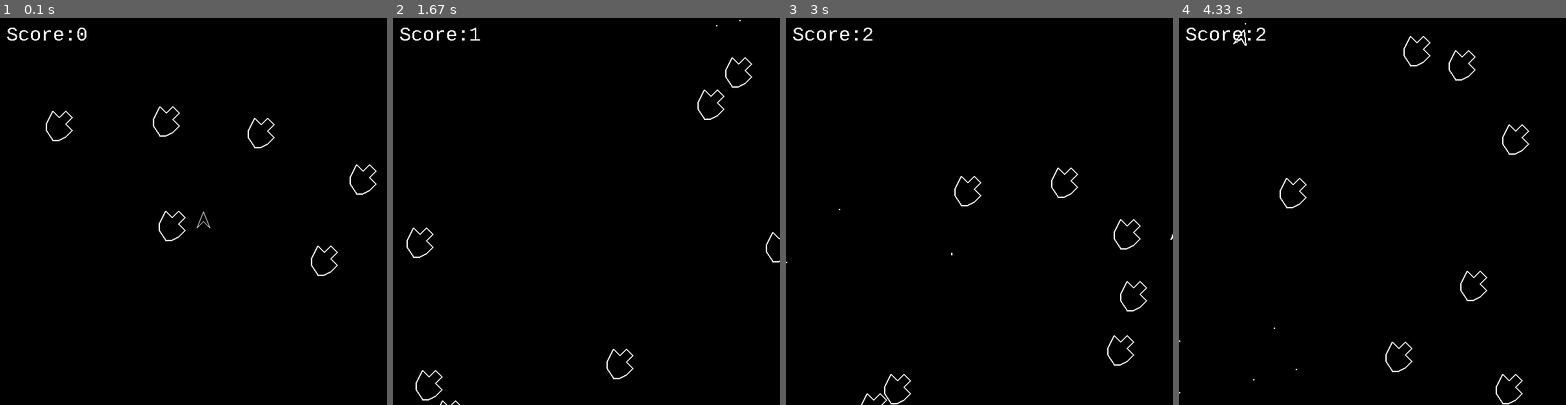
Above: before the commit, frames 1-4 (left to right).
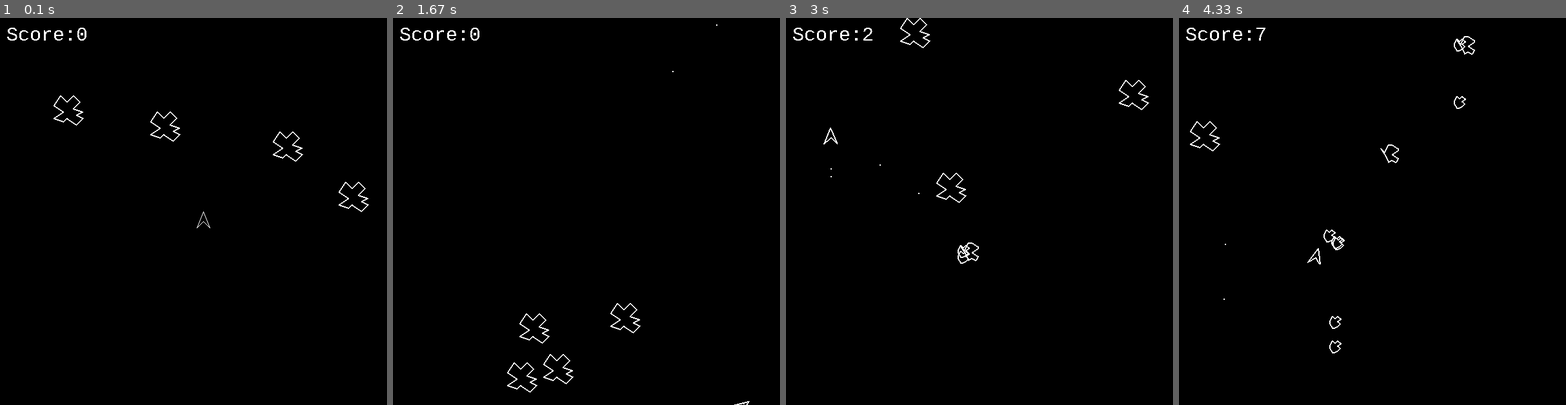
Above: after the commit, the same moments.

Repository: SanderE1/mpl_python
Game: pygame game, started from asteroids.py
Two runs of this game, one before a commit and one after it. Both use one fixed random seed, a clock stepped at 60 frames per second and the inputs below. The source is Python 2; it was converted automatically to run under Python 3.
Inputs:
- Up to frame 1 (0.1 s): no input
- Up to frame 2 (1.67 s): hold Right 0.33-0.8 s; hold Up 0.83-1.13 s; tap Space at 0.9, 1.23, 1.53 s; hold Right 1.17-1.63 s
- Up to frame 3 (3 s): hold Left 1.67-2.2 s; tap Space at 1.73, 2.03, 2.3, 2.6, 2.73 s; hold Left 2.23-2.63 s; hold Up from 2.67 s (still down)
- Up to frame 4 (4.33 s): release Up at 3.03 s; hold Right 3.07-3.7 s; tap Space at 3.13, 3.43, 3.8, 4.1, 4.3 s; hold Left 3.73-4.2 s; hold Right from 4.23 s (still down)

The runs differ from the first frame. In frame 1, 0.8% of the frame differs, in the area x 11-98%, y 20-67%; in frame 2, 0.8%; in frame 3, 0.9%; in frame 4, 1.0%, in the area x 0-91%, y 1-100%.

Commit message:
Adding asteroid multiplication

Diff:
--- a/asteroids.py
+++ b/asteroids.py
@@ -17,6 +17,10 @@
     temp_point = temp_point[0]+centerPoint[0] , temp_point[1]+centerPoint[1]
     return temp_point
 
+def normalize_vector(vector):
+    norm = math.sqrt(vector[0] ** 2 + vector[1] ** 2)
+    vector = [vector[0] / norm, vector[1] / norm]
+    return vector
 
 # Define some colors
 BLACK = (0, 0, 0)
@@ -70,8 +74,7 @@
         # we know pts[0] and pts[2] give us a vector we are "pointing" at:
         vector = [self.pts[0][0] - self.pts[2][0], self.pts[0][1] - self.pts[2][1]]
         # normalize:
-        norm = math.sqrt(vector[0] ** 2 + vector[1] ** 2)
-        vector = [vector[0] / norm, vector[1] / norm]
+        vector = normalize_vector(vector)
         return vector
 
 class Bullet(pygame.sprite.Sprite):
@@ -83,25 +86,49 @@
         self.life = 0
 
 class Asteroid(pygame.sprite.Sprite):
-    def __init__(self):
+    def __init__(self, parent=None):
         pygame.sprite.Sprite.__init__(self)
-        self.image = pygame.Surface([50,50])
-        self.pts = [[10,0],[20,10],[30,0],[40,10],[30,20],[40,30],[30,40],[20,45],[10,45],[0,30],[0,20]]
-        pygame.draw.lines(self.image, WHITE, True, self.pts,2)
+
+        # let's have 3 point definitions, and 3 sizes:
+        self.sizes=[ 2,3,5 ]
+
+        if parent:
+            self.size=parent.size - 1
+        else:
+            self.size = 2 # start at the biggest
+
+        self.pts = [
+        [[2,0],[4,2],[6,0],[9,2],[6,4],[8,6],[6,8],[4,9],[2,9],[0,6],[0,4]],
+        [[4,0],[6,0],[9,2],[9,3],[6,5],[9,7],[8,9],[6,8],[4,9],[2,5],[0,2],[2,4]],
+        [[2,0],[4,2],[6,0],[8,2],[6,4],[9,5],[7,6],[9,7],[7,9],[4,7],[3,8],[0,7],[3,5],[0,3]]
+        ]
+
+        self.draw_image(self.size)
+        self.rect = self.image.get_rect()
+        if parent:
+            self.rect.x = parent.rect.x
+            self.rect.y = parent.rect.y
+            self.direction = normalize_vector(parent.direction + self.random_direction() )
+            self.speed = parent.speed + random.randint(-1,3)
+
+        else:
+            x = random.randint(0,size[0])
+            y = random.randint(0,size[1])
+            self.rect.x = x
+            self.rect.y = y
+            self.direction = self.random_direction()
+            self.speed = random.randint(2,5)
+
+    def draw_image(self, size_index):
+        sz = self.sizes[size_index]
+        self.image = pygame.Surface([sz*10,sz*10])
+        sized_pts = [ [pt[0] * sz, pt[1] * sz] for pt in self.pts[size_index]]
+        pygame.draw.lines(self.image, WHITE, True, sized_pts,2)
         self.image.set_colorkey(BLACK)
-        self.rect = self.image.get_rect()
-        x = random.randint(0,size[0])
-        y = random.randint(0,size[1])
-        self.rect.x = x
-        self.rect.y = y
-        self.direction = self.randomDirection()
-        self.speed = random.randint(2,5)
-
-    def randomDirection(self):
-        randVect = [random.randint(-10,10),random.randint(-10,10)]
-        norm = math.sqrt(randVect[0] ** 2 + randVect[1] ** 2)
-        vector = [randVect[0] / norm, randVect[1] / norm]
-        return vector
+
+    def random_direction(self):
+        rand_vect = [random.randint(-10,10),random.randint(-10,10)]
+        return normalize_vector(rand_vect)
 
 def wrap(sprite):
     if sprite.rect.x < 0:
@@ -122,15 +149,15 @@
 ship = Ship()
 all_sprites_list.add(ship)
 
+for i in range (0,4):
+    asteroid = Asteroid()
+    asteroids.add(asteroid)
+    all_sprites_list.add(asteroid)
+
 
 # -------- Main Program Loop -----------
 while not done:
     # --- Main event loop
-    if astroid_amount < 7:
-        asteroid = Asteroid()
-        all_sprites_list.add(asteroid)
-        asteroids.add(asteroid)
-        astroid_amount += 1
     for event in pygame.event.get():
         if event.type == pygame.QUIT:
             done = True
@@ -169,7 +196,7 @@
     wrap(ship)
     # decay speed:
     if ship.speed > 0:
-        ship.speed -= 0.1
+        ship.speed *= .99
     if ship.speed < 0:
         ship.speed = 0
 
@@ -193,12 +220,15 @@
 
 
     # do we have any bullets coliding w/ asteroids?
-    hit_dict = pygame.sprite.groupcollide(asteroids, bullets, True, True)
+    hit_dict = pygame.sprite.groupcollide(asteroids, bullets, False, True)
     for asteroid in hit_dict.keys():
         score += 1
-        astroid_amount -= 1
-        print "score:{}".format(score)
-
+        if asteroid.size > 0:
+            for i in [0,1]:
+                new_asteroid = Asteroid(asteroid)
+                asteroids.add(new_asteroid)
+                all_sprites_list.add(new_asteroid)
+        asteroid.kill()
 
 
 
